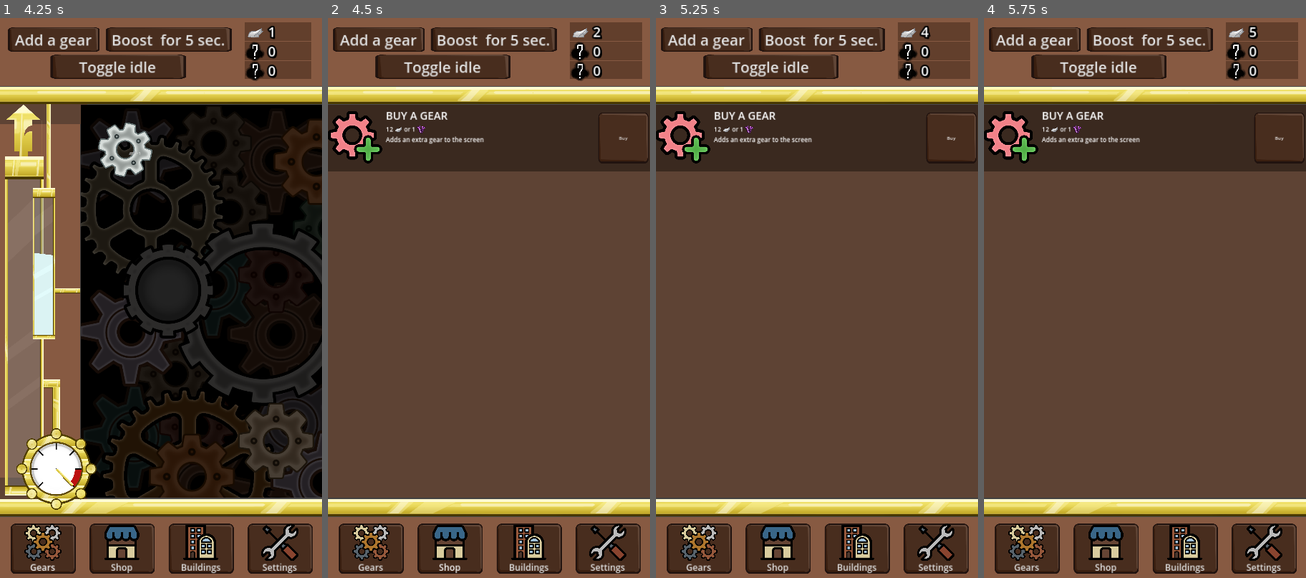
Above: before the commit, frames 1-4 (left to right).
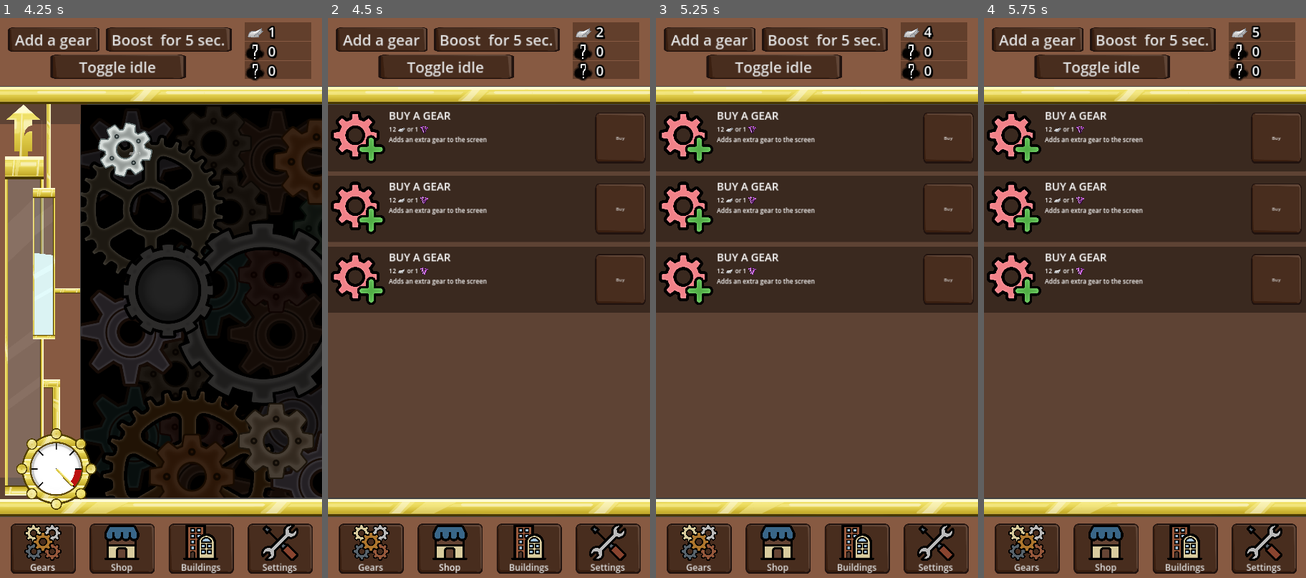
Above: after the commit, the same moments.

Repository: IIS-Mobile/PGiAnUP_zima_2024_stacjonarne_Catblast_Studio
Game: Godot game, scene res://scenes/main.tscn
The game is run twice, just before and just after one commit, with the same random seed, the same clock (stepped at 60 frames per second) and the same inputs.
Inputs (mouse positions are in pixels of both pictures, inside the frame that each line leads up to):
- Up to frame 1 (4.25 s): click "Add a gear" at 0.5 s; click "Boost for 5 sec." at 1.25 s; click "Toggle idle" at 2 s; click (199, 303) at 2.75 s; click "Gears" at 3.5 s
- Up to frame 2 (4.5 s): click "Shop" at 4.25 s
- Up to frame 3 (5.25 s): click "Buy" at 5 s
- Up to frame 4 (5.75 s): no input

Frame 1 is identical in both runs. In frame 2, 25% of the frame differs, in the area x 0-100%, y 0-89%; in frame 3, 25%; in frame 4, 25%.

Commit message:
Scroll fixes

Diff:
--- a/assets/themes/Ui_theme.tres
+++ b/assets/themes/Ui_theme.tres
@@ -17,6 +17,26 @@
 [sub_resource type="StyleBoxTexture" id="StyleBoxTexture_ir71y"]
 texture = ExtResource("1_cehnv")
 
+[sub_resource type="StyleBoxEmpty" id="StyleBoxEmpty_m80v8"]
+
+[sub_resource type="StyleBoxEmpty" id="StyleBoxEmpty_4jel5"]
+
+[sub_resource type="StyleBoxEmpty" id="StyleBoxEmpty_awtrx"]
+
+[sub_resource type="StyleBoxEmpty" id="StyleBoxEmpty_qrfgj"]
+
+[sub_resource type="StyleBoxEmpty" id="StyleBoxEmpty_n8dgo"]
+
+[sub_resource type="StyleBoxEmpty" id="StyleBoxEmpty_y1xdw"]
+
+[sub_resource type="StyleBoxEmpty" id="StyleBoxEmpty_0xtd2"]
+
+[sub_resource type="StyleBoxEmpty" id="StyleBoxEmpty_7dxqv"]
+
+[sub_resource type="StyleBoxEmpty" id="StyleBoxEmpty_p1d2y"]
+
+[sub_resource type="StyleBoxEmpty" id="StyleBoxEmpty_3o8rh"]
+
 [resource]
 Button/constants/h_separation = 20
 Button/font_sizes/font_size = 15
@@ -25,3 +45,13 @@
 Button/styles/hover = SubResource("StyleBoxTexture_fs3by")
 Button/styles/normal = SubResource("StyleBoxTexture_mlgol")
 Button/styles/pressed = SubResource("StyleBoxTexture_ir71y")
+HScrollBar/styles/grabber = SubResource("StyleBoxEmpty_m80v8")
+HScrollBar/styles/grabber_highlight = SubResource("StyleBoxEmpty_4jel5")
+HScrollBar/styles/grabber_pressed = SubResource("StyleBoxEmpty_awtrx")
+HScrollBar/styles/scroll = SubResource("StyleBoxEmpty_qrfgj")
+HScrollBar/styles/scroll_focus = SubResource("StyleBoxEmpty_n8dgo")
+VScrollBar/styles/grabber = SubResource("StyleBoxEmpty_y1xdw")
+VScrollBar/styles/grabber_highlight = SubResource("StyleBoxEmpty_0xtd2")
+VScrollBar/styles/grabber_pressed = SubResource("StyleBoxEmpty_7dxqv")
+VScrollBar/styles/scroll = SubResource("StyleBoxEmpty_p1d2y")
+VScrollBar/styles/scroll_focus = SubResource("StyleBoxEmpty_3o8rh")
--- a/scenes/gears_view.tscn
+++ b/scenes/gears_view.tscn
@@ -1,7 +1,9 @@
-[gd_scene load_steps=3 format=3 uid="uid://da2twjw0p16g5"]
+[gd_scene load_steps=5 format=3 uid="uid://da2twjw0p16g5"]
 
 [ext_resource type="PackedScene" uid="uid://cyjejqvy7vq4q" path="res://scenes/gear_container.tscn" id="1_ct8w3"]
 [ext_resource type="PackedScene" uid="uid://loqrm2srjm8e" path="res://scenes/steam_chamber.tscn" id="1_dfyvd"]
+[ext_resource type="Script" path="res://scenes/scroll_container.gd" id="2_lfvxk"]
+[ext_resource type="Theme" uid="uid://bj5ti8cjyws43" path="res://assets/themes/Ui_theme.tres" id="2_r8xow"]
 
 [node name="GearsView" type="HSplitContainer"]
 offset_right = 290.0
@@ -52,6 +54,9 @@
 [node name="ScrollContainer" type="ScrollContainer" parent="."]
 layout_mode = 2
 size_flags_horizontal = 3
+mouse_filter = 0
+theme = ExtResource("2_r8xow")
+script = ExtResource("2_lfvxk")
 
 [node name="GearContainer" parent="ScrollContainer" instance=ExtResource("1_ct8w3")]
 layout_mode = 2
--- a/scenes/product_bar.tscn
+++ b/scenes/product_bar.tscn
@@ -1,20 +1,26 @@
-[gd_scene load_steps=5 format=3 uid="uid://b1qqo5erp053i"]
+[gd_scene load_steps=6 format=3 uid="uid://b1qqo5erp053i"]
 
+[ext_resource type="Script" path="res://scenes/shop_item.gd" id="1_3i66l"]
 [ext_resource type="Texture2D" uid="uid://css3qkmlgpdfp" path="res://assets/art/icon/upgrades/addgear_icon.png" id="1_5cntd"]
 [ext_resource type="Theme" uid="uid://bj5ti8cjyws43" path="res://assets/themes/Ui_theme.tres" id="2_b320b"]
-[ext_resource type="Texture2D" uid="uid://dvk7v1rqei08c" path="res://assets/art/resources/1_tin/tin_T1.png" id="2_bhkcu"]
+[ext_resource type="Texture2D" uid="uid://dvk7v1rqei08c" path="res://assets/art/resources/1_tin/Tin_T1.png" id="2_bhkcu"]
 [ext_resource type="Texture2D" uid="uid://cxqiwrwbw05ee" path="res://assets/art/resources/crystaline_bolts.png" id="3_gxjrw"]
 
 [node name="ProductBar" type="Panel"]
 self_modulate = Color(0.282353, 0.176471, 0.117647, 0.698039)
-custom_minimum_size = Vector2(1100, 222.08)
-anchors_preset = -1
-anchor_left = -0.056
-anchor_right = 1.056
-offset_left = 60.48
-offset_right = -60.48
+custom_minimum_size = Vector2(0, 222.08)
+anchors_preset = 15
+anchor_right = 1.0
+anchor_bottom = 1.0
 grow_horizontal = 2
+grow_vertical = 2
 size_flags_vertical = 4
+script = ExtResource("1_3i66l")
+price = 7.0
+resource = "copper"
+tier = 1
+special_currency_price = 1.0
+item_type = 0
 
 [node name="Panel" type="HBoxContainer" parent="."]
 layout_mode = 1
@@ -52,18 +58,18 @@
 theme_override_font_sizes/font_size = 20
 text = "12"
 
-[node name="Resource icon" type="TextureRect" parent="Panel/VBoxContainer/HBoxContainer"]
+[node name="ResourceIcon" type="TextureRect" parent="Panel/VBoxContainer/HBoxContainer"]
 layout_mode = 2
 texture = ExtResource("2_bhkcu")
 expand_mode = 3
 stretch_mode = 5
 
-[node name="Price2" type="Label" parent="Panel/VBoxContainer/HBoxContainer"]
+[node name="PremiumPrice" type="Label" parent="Panel/VBoxContainer/HBoxContainer"]
 layout_mode = 2
 theme_override_font_sizes/font_size = 20
 text = "or 1"
 
-[node name="Resource icon2" type="TextureRect" parent="Panel/VBoxContainer/HBoxContainer"]
+[node name="PremiumResourceIcon" type="TextureRect" parent="Panel/VBoxContainer/HBoxContainer"]
 layout_mode = 2
 texture = ExtResource("3_gxjrw")
 expand_mode = 3
--- /dev/null
+++ b/scenes/scroll_container.gd
@@ -0,0 +1,36 @@
+extends ScrollContainer
+
+var is_dragging := false
+var last_touch_position := Vector2()
+var velocity := Vector2()
+var friction := 0.95  # Zwiększone tarcie dla dłuższego efektu ślizgu
+var min_velocity := 5 # Zmniejszony próg zatrzymania
+
+func _ready():
+	# Ukryj paski przewijania
+	get_v_scroll_bar().visible = false
+	get_h_scroll_bar().visible = false
+
+func _process(delta):
+	if not is_dragging:
+		if velocity.length() > min_velocity:
+			scroll_vertical -= velocity.y * delta
+			scroll_horizontal -= velocity.x * delta
+			velocity *= friction
+		else:
+			velocity = Vector2()
+
+func _input(event):
+	if event is InputEventScreenDrag:
+		is_dragging = true
+		var delta = event.relative
+		scroll_vertical -= delta.y
+		scroll_horizontal -= delta.x
+		velocity = delta / get_process_delta_time()
+	elif event is InputEventScreenTouch:
+		if event.pressed:
+			is_dragging = true
+			velocity = Vector2()
+			last_touch_position = event.position
+		else:
+			is_dragging = false
--- a/scenes/shop_view.tscn
+++ b/scenes/shop_view.tscn
@@ -23,3 +23,25 @@
 clip_contents = true
 layout_mode = 2
 size_flags_vertical = 0
+price = -1.0
+resource = "tin"
+special_currency_price = -1.0
+item_type = -1
+
+[node name="ProductBar2" parent="VBoxContainer" instance=ExtResource("1_p34v5")]
+clip_contents = true
+layout_mode = 2
+size_flags_vertical = 0
+price = -1.0
+resource = "tin"
+special_currency_price = -1.0
+item_type = -1
+
+[node name="ProductBar3" parent="VBoxContainer" instance=ExtResource("1_p34v5")]
+clip_contents = true
+layout_mode = 2
+size_flags_vertical = 0
+price = -1.0
+resource = "tin"
+special_currency_price = -1.0
+item_type = -1
Not shown: 1 places in assets/themes/Ui_theme.tres that only renumber resources
